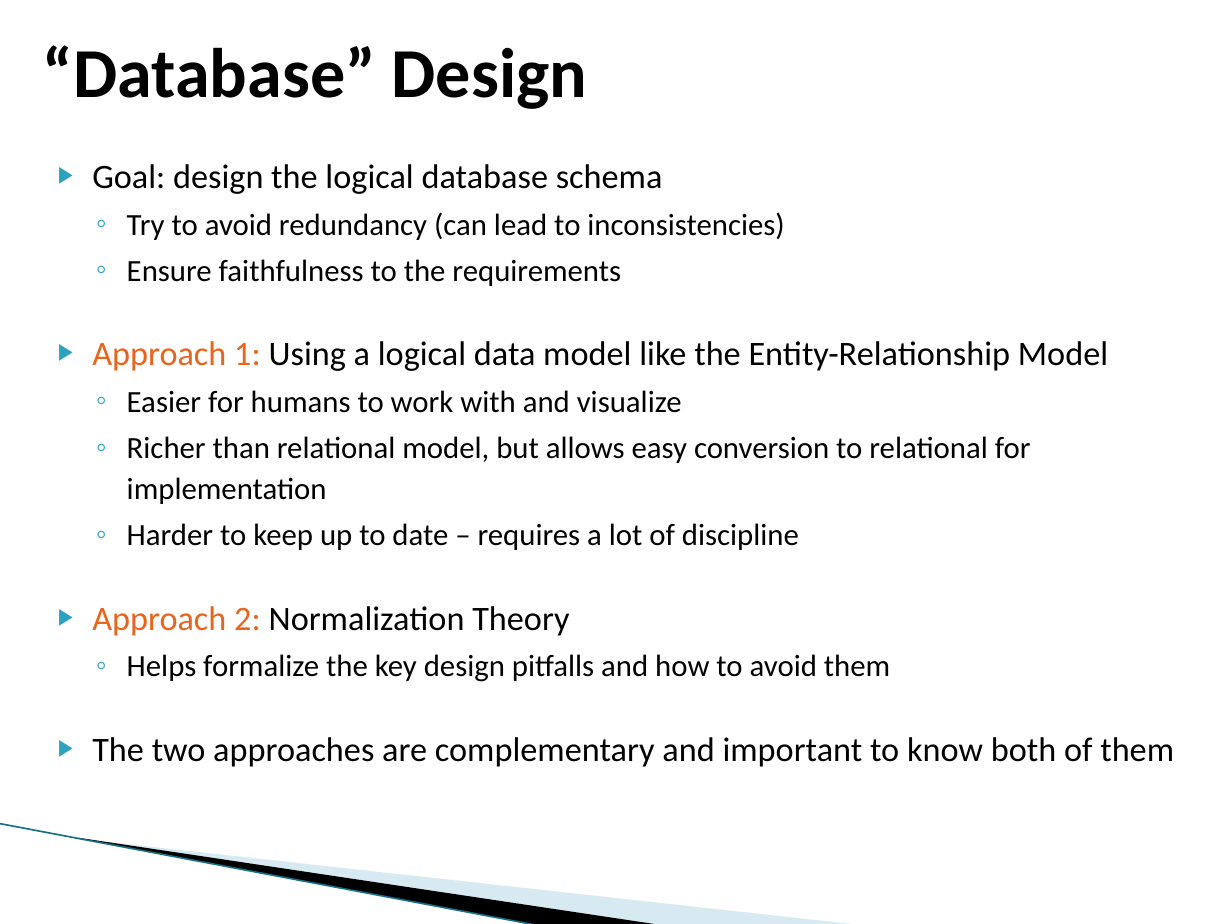
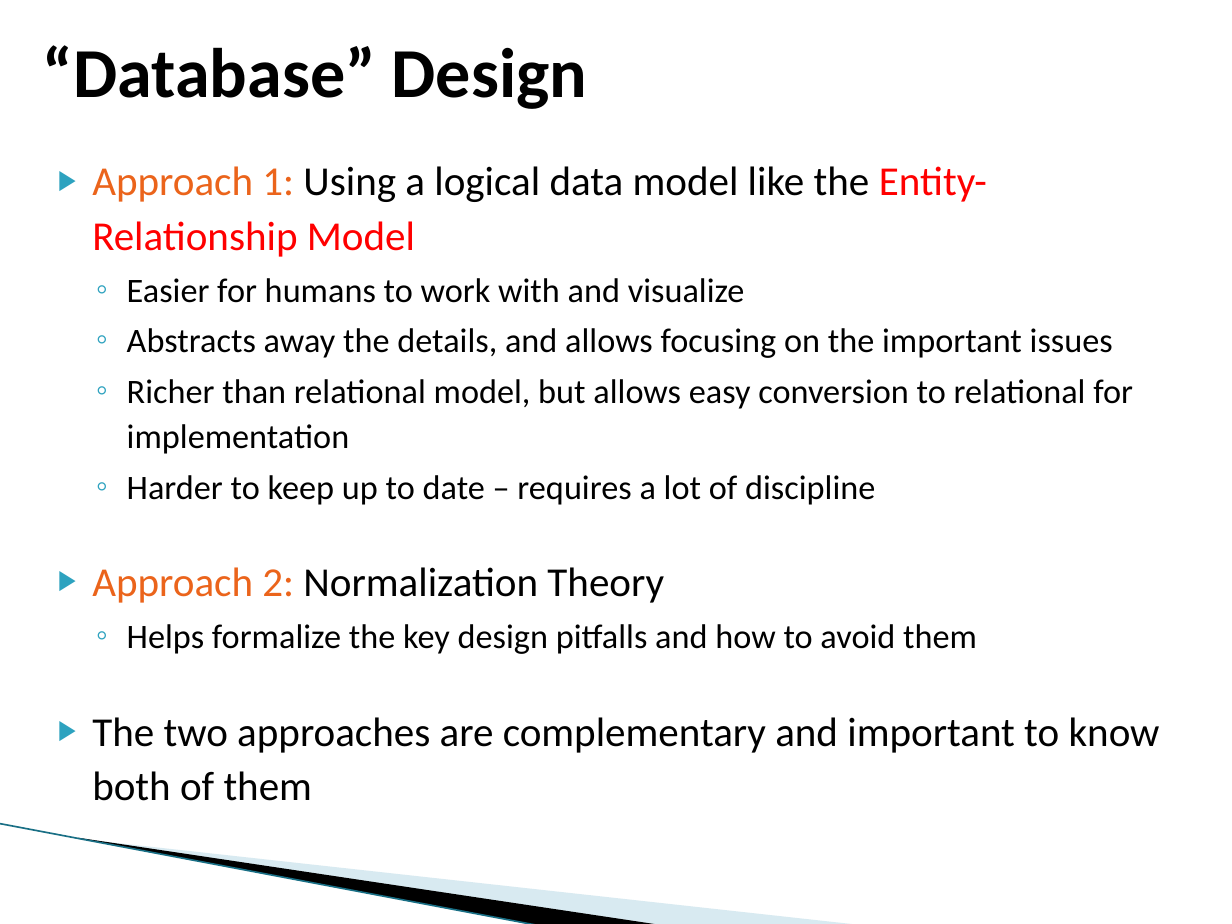
Before and after one commit to umddb/cmsc424-fall2021, a slide deck: slide 6 of Slides/03-E-R-Normalization.pptx (slide 4 before the commit). Drawn at 1232x924 pixels with LibreOffice and Linux fonts; fonts in the diff are those of the drawing; background and template pictures are left out. Boxes give left, top, right and bottom in pixels: in the first picture for what was removed or moved away, otherwise in the second. Text is boxed around its words. In the diff, an @@ line names an element or a change of style, - is before the commit and + after.

```diff
--- a/Slides/03-E-R-Normalization.pptx
+++ b/Slides/03-E-R-Normalization.pptx
@@ text at (92, 164, 784, 286): paragraphs removed @@
-▶ Goal: design the logical database schema
-  ◦ Try to avoid redundancy (can lead to inconsistencies)
-  ◦ Ensure faithfulness to the requirements
@@ text at (92, 166, 1160, 801): size 20 to 24 pt in "Approach 1: Using a logical data model ...", "Approach 2: Normalization Theory", "The two approaches are complementary and important ..."; text colour #000000 to #FF0000 in "Entity-Relationship Model"; size 18 to 20 pt in "Easier for humans to work with and ...", "Richer than relational model, but allows easy ...", "Harder to keep up to date – ...", "Helps formalize the key design pitfalls and ..." @@
@@ text at (127, 328, 1113, 358): paragraph added @@
+  ◦ Abstracts away the details, and allows focusing on the important issues
```
Also in this commit, not shown: 4 other slides changed, 5 slides added, 1 slide removed, 1 other file.
